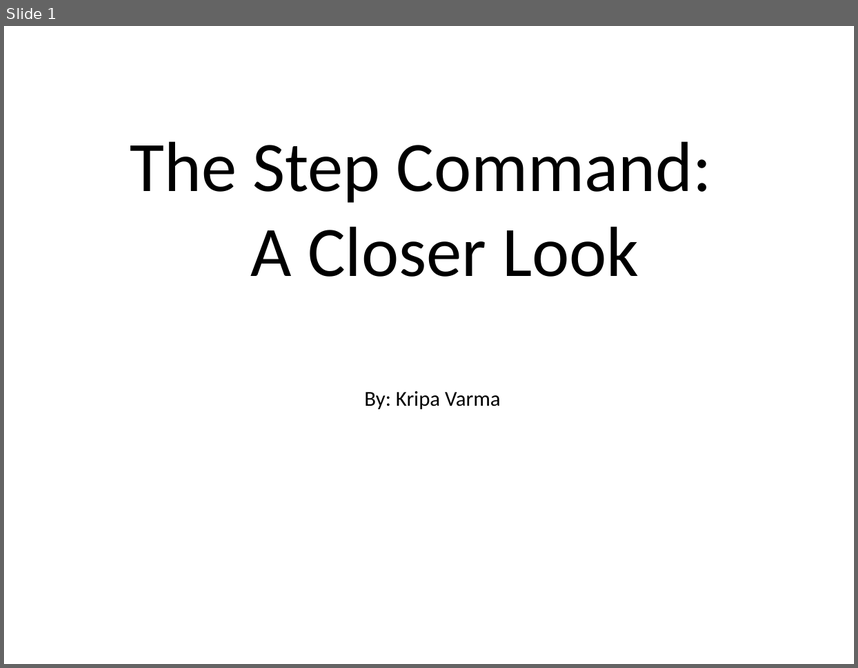
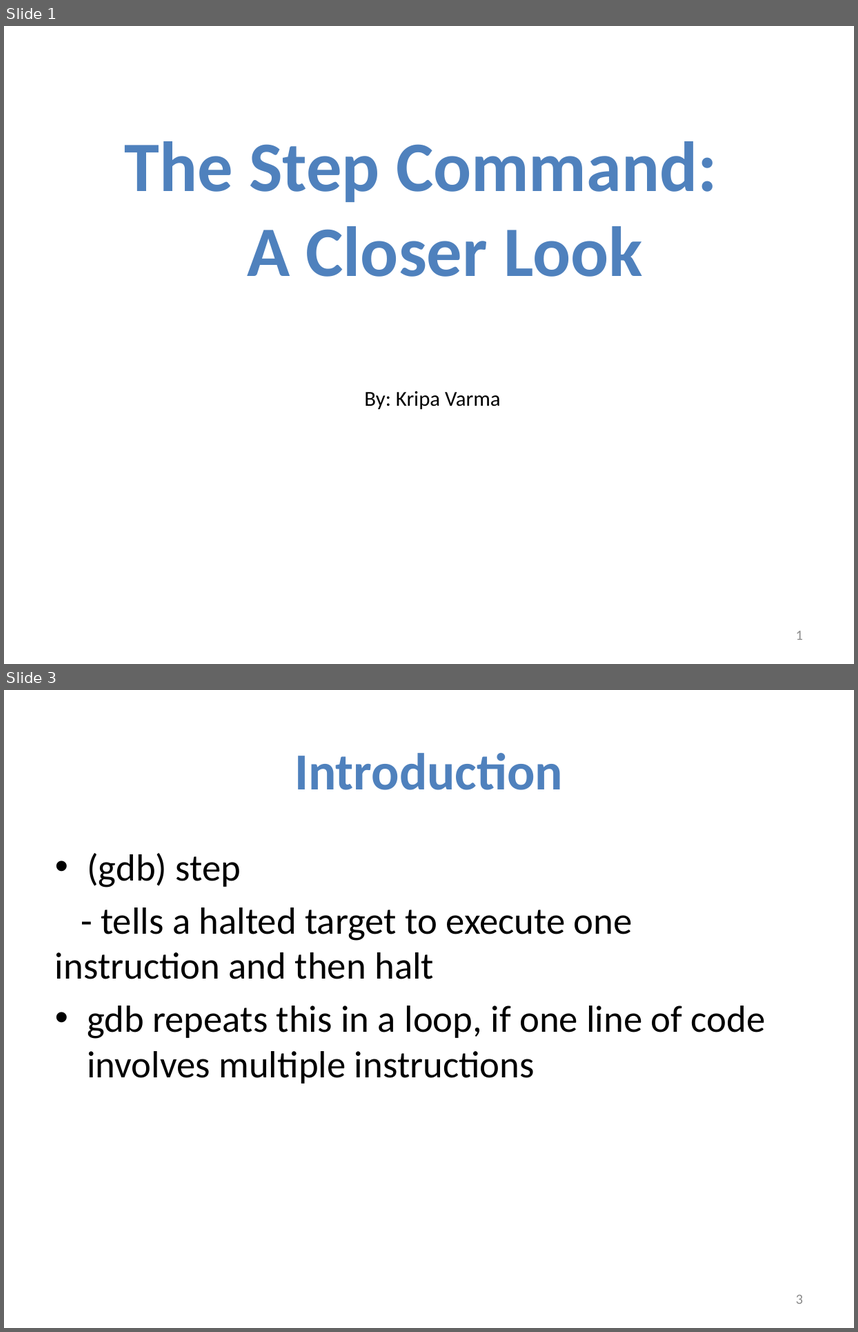
Before and after one commit to kripa15/EmbFW_HW, a slide deck: ThesisReport/StepCommand_ReportPresentation.pptx. Shown one above the other, each under a label of ours: slide 1 before the commit, slides 1 and 3 after it; the slides between them are not shown. The pictures are 858x668 and 858x1332 pixels, drawn with LibreOffice and Linux fonts; fonts in the diff are those of the drawing. Boxes give left, top, right and bottom in pixels: in the first picture for what was removed or moved away, otherwise in the second. Text is boxed around its words. In the diff, an @@ line names an element or a change of style, - is before the commit and + after.

```diff
--- a/ThesisReport/StepCommand_ReportPresentation.pptx
+++ b/ThesisReport/StepCommand_ReportPresentation.pptx
@@ slide 3 added at (4, 690, 854, 1328), background #FFFFFF @@
@@ title added at (294, 753, 563, 790), 44 pt, text #4F81BD, bold @@
+Introduction
@@ text added at (55, 853, 766, 1083), 32 pt, text #000000 @@
+• (gdb) step
+- tells a halted target to execute one instruction and then halt
+• gdb repeats this in a loop, if one line of code involves multiple instructions
@@ page number added at (796, 1294, 803, 1303), 12 pt, text #8C8C8C @@
+3
@@ slide 1 changed as well @@
@@ title "The Step Command: A Closer ..." at (125, 141, 717, 276): text colour #000000 to #4F81BD, bold on @@
@@ page number added at (796, 630, 803, 639), 12 pt, text #8C8C8C @@
+1
```
Also in this commit, not shown: 10 other slides changed, 10 other slides added, 6 slides removed.
